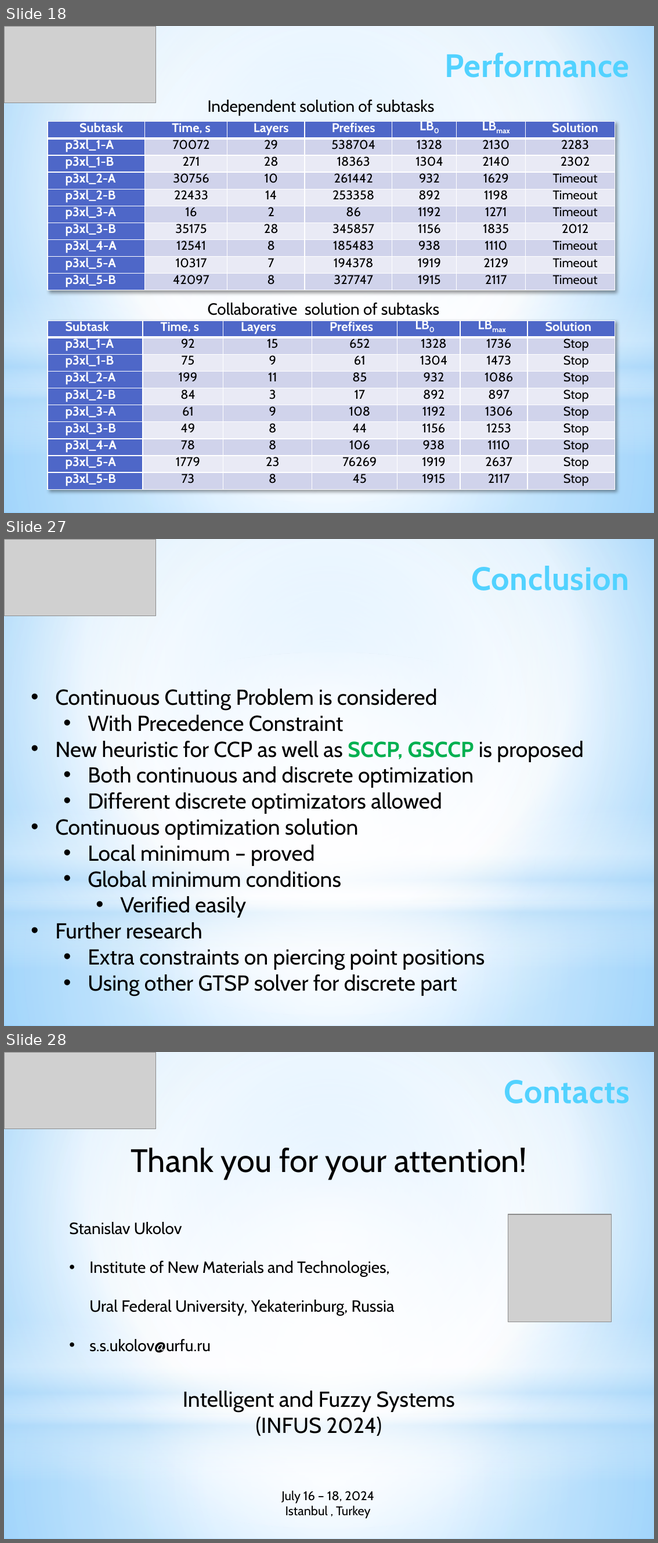
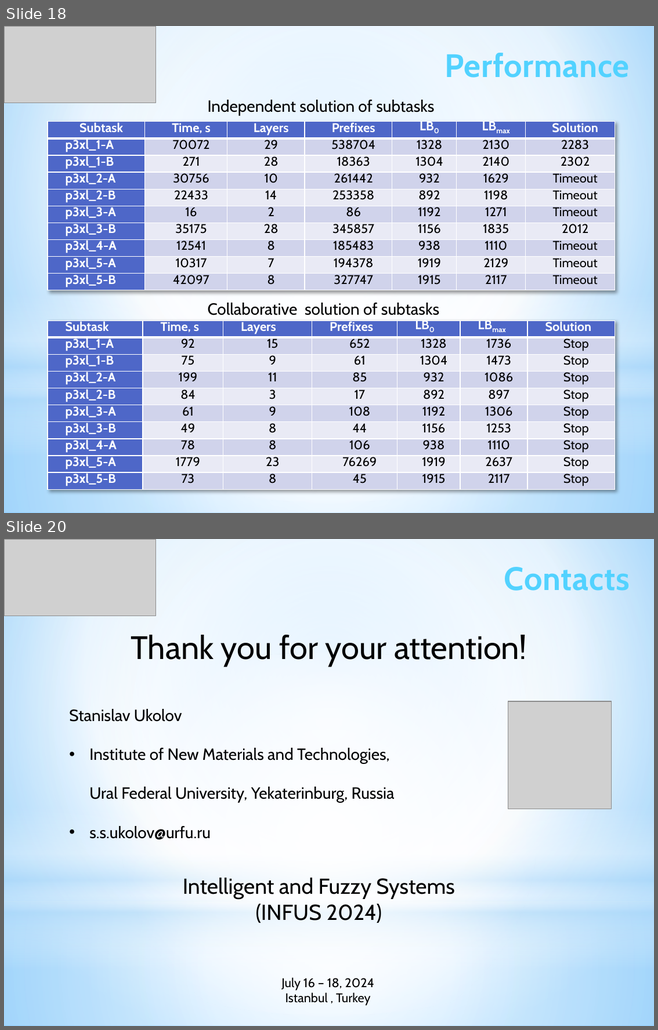
Before and after one commit to ukoloff/LaTeX, a slide deck: 2024/iGSCCP.pptx. Shown one above the other, each under a label of ours: slides 18, 27 and 28 before the commit, slides 18 and 20 after it; the slides between them are not shown. The pictures are 658x1543 and 658x1030 pixels, drawn with LibreOffice and Linux fonts; fonts in the diff are those of the drawing; grey boxes stand for pictures. Boxes give left, top, right and bottom in pixels: in the first picture for what was removed or moved away, otherwise in the second. Text is boxed around its words. In the diff, an @@ line names an element or a change of style, - is before the commit and + after.

```diff
--- a/2024/iGSCCP.pptx
+++ b/2024/iGSCCP.pptx
@@ slide 27 removed at (4,539,654,1026), background gradient #9ED5FF to #FFFFFF to #5BB9FF; not listed: 4 template elements that a slide beside it also shows @@
@@ picture removed at (4,539,155,616) @@
@@ text removed at (471,566,629,591) @@
-Conclusion
@@ text removed at (55,689,583,995) @@
-• Continuous Cutting Problem is considered
-  • With Precedence Constraint
-• New heuristic for CCP as well as SCCP, GSCCP is proposed
-  • Both continuous and discrete optimization
-  • Different discrete optimizators allowed
-• Continuous optimization solution
-  • Local minimum – proved
-  • Global minimum conditions
-    • Verified easily
-• Further research
-  • Extra constraints on piercing point positions
-  • Using other GTSP solver for discrete part
@@ what was slide 28 is now slide 20 @@
```
Also in this commit, not shown: 3 slides changed, 1 slide added, 8 other slides removed.
